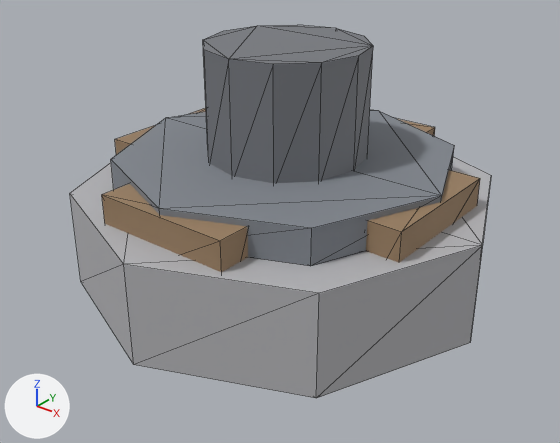
The OBJ model HtfFortress/Models/TurretBase.obj, before and after one commit.
One viewpoint serves both versions: a 50 mm camera at (1.565, -1.992, 1.429) aimed at (0.038, -0.082, 0.245). Arrows for +X, +Y and +Z are at lower left; the lights stay in place. The first picture is the older version. Mesh edges are drawn as thin lines. Where no turn or scale is listed for an object, it has been applied to the vertices.

Script lines for the objects in view, before the commit:
```python
me_turretbase = bpy.data.meshes.new('TurretBase')
me_turretbase.from_pydata(...)  # an 8-sided cylinder along z spanning x -0.75..0.75, y -0.75..0.75, z 0.0..0.35, material slot 0; an 8-sided cylinder along z spanning x -0.6..0.6, y -0.6..0.6, z 0.35..0.47, material slot 1; a 12-sided cylinder along z spanning x -0.28..0.28, y -0.28..0.28, z 0.45..0.85, material slot 2; a box spanning x 0.49..0.61, y -0.25..0.25, z 0.15..0.45, material slot 3; a box spanning x -0.25..0.25, y 0.49..0.61, z 0.15..0.45, material slot 3; a box spanning x -0.61..-0.49, y -0.25..0.25, z 0.15..0.45, material slot 3; a box spanning x -0.25..0.25, y -0.61..-0.49, z 0.15..0.45, material slot 3
me_turretbase.materials.append(mat_stone)  # grey #b5b5b8
me_turretbase.materials.append(mat_metal)  # grey #81868e
me_turretbase.materials.append(mat_iron)  # grey #76797e
me_turretbase.materials.append(mat_darkwood)  # brown #997e61
ob_turretbase = bpy.data.objects.new('TurretBase', me_turretbase)
ob_turretbase.location = (0.0, 0.0, 0.0)
```
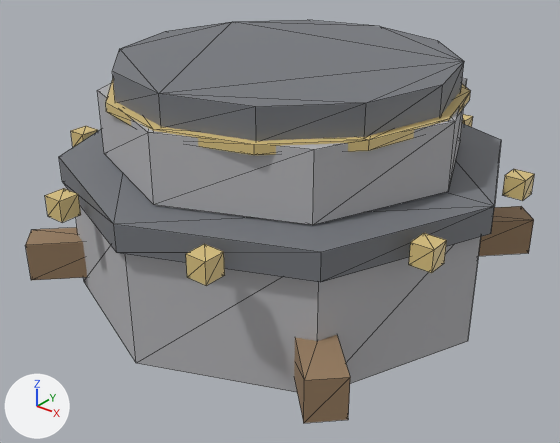
Edits to the bpy script that builds the scene:
```text
Add mat_brass:
    mat_brass = principled_material('Brass')
    mat_brass.base_color = (0.72, 0.55, 0.22)  # yellow #ddc481
Change me_turretbase:
    used by ob_turretbase; location = (0.0, 0.0, 0.0)
    remove me_turretbase.from_pydata(...)  # 88 vertices, 148 faces; spans x -0.75..0.75, y -0.75..0.75, z 0.0..0.85
    add me_turretbase.from_pydata(...)  # 192 vertices, 316 faces; spans x -0.77..0.77, y -0.77..0.77, z 0.0..0.81
    me_turretbase part 1: a new loose piece, a box spanning x 0.686..0.756, y 0.263..0.333, z 0.405..0.475, in mat_brass (yellow #ddc481)
    me_turretbase part 2: a new loose piece, an 8-sided cylinder along z spanning x -0.74..0.74, y -0.74..0.74, z 0.0..0.46, in mat_stone (grey #b5b5b8)
    me_turretbase part 3: a new loose piece, an 8-sided cylinder along z spanning x -0.77..0.77, y -0.77..0.77, z 0.395..0.485, in mat_iron (grey #76797e)
    me_turretbase part 4: a new loose piece, a box spanning x 0.263..0.333, y 0.686..0.756, z 0.405..0.475, in mat_brass (yellow #ddc481)
    me_turretbase part 5: a new loose piece, a box spanning x -0.756..-0.686, y -0.333..-0.263, z 0.405..0.475, in mat_brass (yellow #ddc481)
    me_turretbase part 6: a new loose piece, a box spanning x -0.333..-0.263, y -0.756..-0.686, z 0.405..0.475, in mat_brass (yellow #ddc481)
    me_turretbase part 7: a new loose piece, a box spanning x 0.263..0.333, y -0.756..-0.686, z 0.405..0.475, in mat_brass (yellow #ddc481)
    me_turretbase part 8: a new loose piece, a box spanning x 0.686..0.756, y -0.333..-0.263, z 0.405..0.475, in mat_brass (yellow #ddc481)
    me_turretbase part 9: a new loose piece, an 8-sided cylinder along z spanning x -0.62..0.62, y -0.62..0.62, z 0.49..0.71, in mat_stone (grey #b5b5b8)
    me_turretbase part 10: a new loose piece, a 12-sided cylinder along z spanning x -0.57..0.57, y -0.57..0.57, z 0.71..0.81, in mat_iron (grey #76797e)
    me_turretbase part 11: a new loose piece, a 12-sided cylinder along z spanning x -0.6..0.6, y -0.6..0.6, z 0.685..0.715, in mat_brass (yellow #ddc481)
    me_turretbase part 12: 6 loose pieces with 72 vertices, spanning x -0.61..0.61, y -0.61..0.61, z 0.15..0.85, are deleted
    me_turretbase part 13
    16 vertices are removed from x -0.75..0.75, y -0.75..0.75, z 0.0..0.35
    28 faces are deleted
    16 vertices are added at x -0.69..0.69, y -0.69..0.69, z 0.05
    16 new vertices lie (0.0, 0.0, 0.14) away from vertices in x -0.69..0.69, y -0.69..0.69, z 0.05
    48 new faces join them, mat_darkwood (brown #997e61)
    other edits to the shape of me_turretbase do not show in these pictures
    remove me_turretbase.materials.append(mat_metal)  # grey #81868e
    add me_turretbase.materials.append(mat_brass)  # yellow #ddc481
```

Pixel boxes [x1, y1, x2, y2] of what changed, in the pictures (560 x 443 px):
'TurretBase', reshaped (21% wider, 8% taller): before [70, 25, 491, 398]; after [25, 20, 535, 423]
part 1 of me_turretbase, added (yellow): after [502, 169, 535, 201]
part 2 of me_turretbase, added: after [76, 206, 481, 392]
part 3 of me_turretbase, added: after [59, 123, 501, 282]
part 4 of me_turretbase, added (mostly hidden): after [462, 114, 473, 127]
part 5 of me_turretbase, added: after [71, 126, 98, 147]
part 6 of me_turretbase, added (yellow): after [45, 188, 81, 222]
part 7 of me_turretbase, added (yellow): after [186, 244, 225, 286]
part 8 of me_turretbase, added (yellow): after [409, 233, 447, 273]
part 9 of me_turretbase, added: after [97, 77, 467, 225]
part 10 of me_turretbase, added: after [112, 20, 464, 141]
part 11 of me_turretbase, added: after [106, 80, 470, 155]
part 12 of me_turretbase, deleted: before [102, 25, 480, 272]
part 13 of me_turretbase, reshaped: before [70, 157, 491, 398]; after [25, 206, 534, 423]
